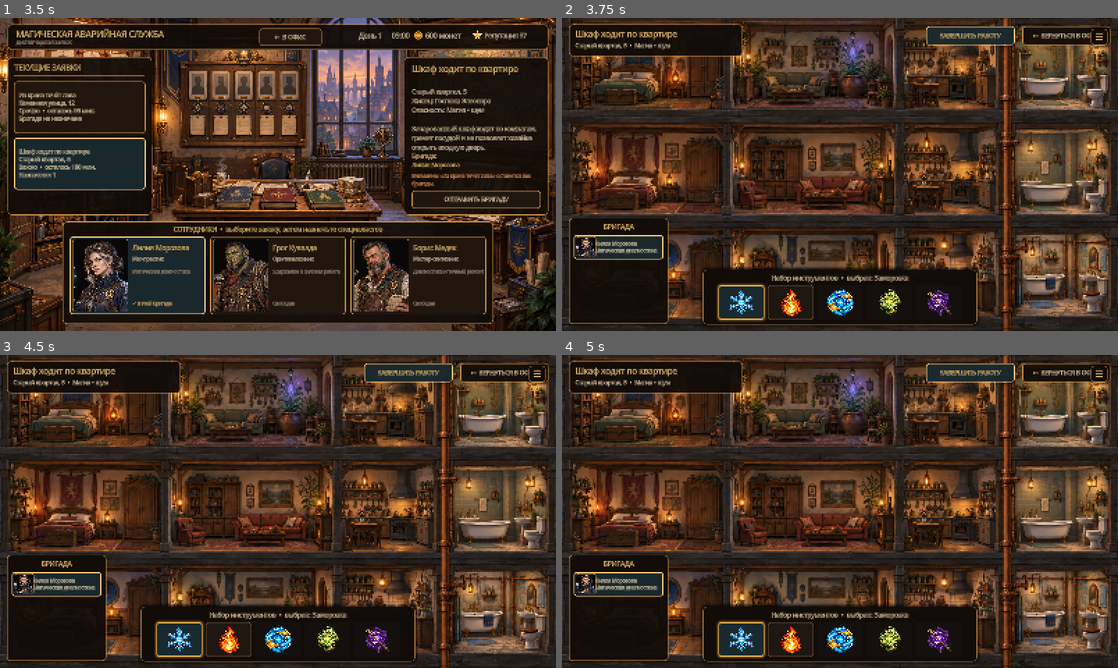
Above: before the commit, frames 1-4 (two rows, left to right).
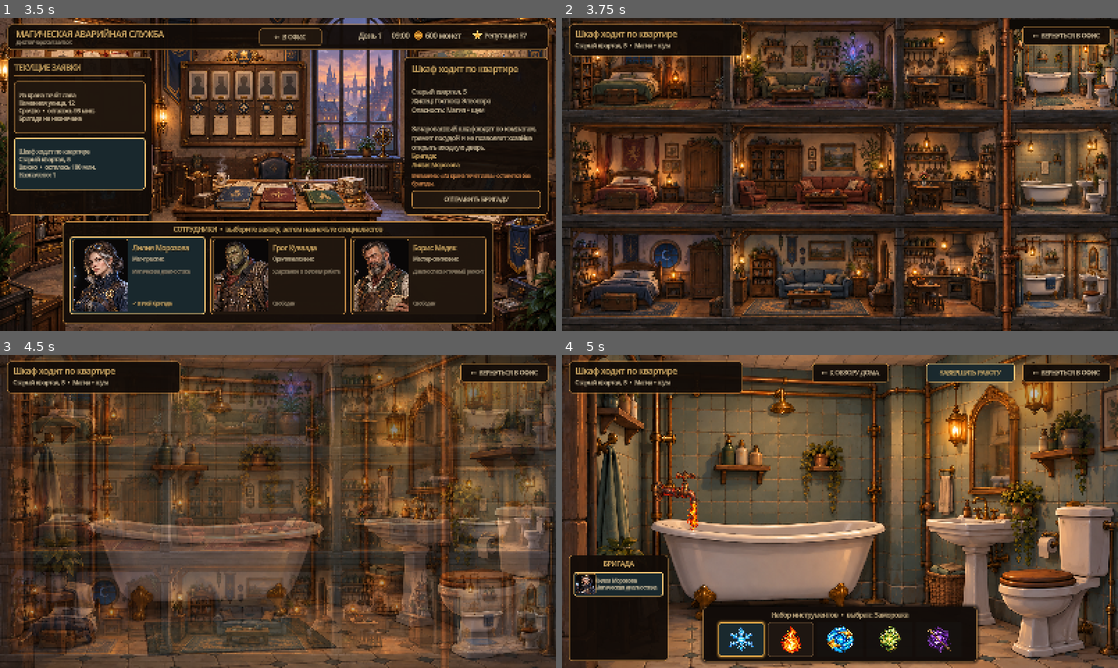
Above: after the commit, the same moments.

Repository: Dasha1532/MagicEmergencyService
Game: Godot game, scene res://scenes/TitleScreen.tscn
Two runs of this game, one before a commit and one after it. Both use one fixed random seed, a clock stepped at 60 frames per second and the inputs below.
Inputs (mouse positions are in pixels of both pictures, inside the frame that each line leads up to):
- Up to frame 1 (3.5 s): click "＋ НОВАЯ ИГРА" at 0.5 s; click "Из крана течёт лава Каменная …" at 1.25 s; click "Шкаф ходит по квартире Старый…" at 2 s; click "Лилия Морозова" at 2.75 s
- Up to frame 2 (3.75 s): click "ОТПРАВИТЬ БРИГАДУ" at 3.5 s
- Up to frame 3 (4.5 s): click (500, 401) at 4.27 s
- Up to frame 4 (5 s): no input

Frame 1 is identical in both runs. In frame 2, 16% of the frame differs, in the area x 1-100%, y 0-99%; in frame 3, 56%; in frame 4, 67%, in the area x 0-100%, y 0-100%.

Commit message:
Add interactive bathroom repair scene

Diff:
--- a/scenes/RepairHouse.tscn
+++ b/scenes/RepairHouse.tscn
@@ -1,29 +1,136 @@
-[gd_scene load_steps=5 format=3]
+[gd_scene format=3 uid="uid://dcwngftrlv7p3"]
 
-[ext_resource type="Texture2D" path="res://assets/backgrounds/repair_house.png" id="1_house"]
+[ext_resource type="Texture2D" uid="uid://cwnu5ibpo6qmj" path="res://assets/backgrounds/repair_house.png" id="1_house"]
 [ext_resource type="PackedScene" path="res://scenes/ui/ToolBar.tscn" id="2_toolbar"]
 [ext_resource type="PackedScene" path="res://scenes/ui/RepairHUD.tscn" id="3_hud"]
 [ext_resource type="PackedScene" path="res://scenes/ui/PauseMenu.tscn" id="4_pause"]
+[ext_resource type="Texture2D" uid="uid://b185tabh6ktan" path="res://assets/objects/lava_faucet/faucet_normal.png" id="5_faucet_normal"]
+[ext_resource type="Texture2D" uid="uid://bmdxnerjnx4jk" path="res://assets/objects/lava_faucet/faucet_damaged.png" id="6_faucet_damaged"]
+[ext_resource type="Texture2D" uid="uid://cvaavce5gt0in" path="res://assets/objects/lava_faucet/lava_stream.png" id="7_lava_stream"]
+[ext_resource type="Script" uid="uid://bwf8yds8rjqdl" path="res://scripts/lava_faucet_object.gd" id="8_faucet_script"]
+[ext_resource type="Texture2D" uid="uid://c6j80jpcray8f" path="res://assets/backgrounds/bathroom_closeup.png" id="9_bathroom"]
+[ext_resource type="Script" uid="uid://ccxn3gc083ujx" path="res://scripts/repair_house.gd" id="10_repair_house"]
+[ext_resource type="Script" uid="uid://c1jf85t5ubqel" path="res://scripts/repair_editor_layout_switch.gd" id="11_editor_switch"]
 
-[node name="RepairHouse" type="Node2D"]
+[node name="RepairHouse" type="Node2D" unique_id=407365599]
+script = ExtResource("10_repair_house")
 
-[node name="Background" type="TextureRect" parent="."]
+[node name="Background" type="TextureRect" parent="." unique_id=1452718610]
+texture_filter = 1
 offset_right = 1600.0
 offset_bottom = 900.0
-texture_filter = 1
+mouse_filter = 2
+texture = ExtResource("1_house")
 expand_mode = 1
 stretch_mode = 6
-texture = ExtResource("1_house")
+
+[node name="BathroomPreviewBackdrop" type="ColorRect" parent="." unique_id=1125961363]
+offset_left = 1289.0
+offset_top = 4.0
+offset_right = 1599.0
+offset_bottom = 262.0
 mouse_filter = 2
+color = Color(0.055, 0.04, 0.025, 1)
 
-[node name="InteractiveObjects" type="Node2D" parent="."]
+[node name="BathroomPreview" type="TextureRect" parent="." unique_id=1435660915]
+texture_filter = 1
+offset_left = 1280.0
+offset_top = 34.0
+offset_right = 1599.0
+offset_bottom = 264.0
+mouse_filter = 2
+texture = ExtResource("9_bathroom")
+expand_mode = 1
 
-[node name="Effects" type="Node2D" parent="."]
+[node name="BathroomCloseup" type="TextureRect" parent="." unique_id=1515140181]
+visible = false
+texture_filter = 1
+offset_right = 1600.0
+offset_bottom = 900.0
+mouse_filter = 2
+texture = ExtResource("9_bathroom")
+expand_mode = 1
+stretch_mode = 6
 
-[node name="Interface" type="CanvasLayer" parent="."]
+[node name="BathroomHotspot" type="Button" parent="." unique_id=451442829]
+offset_left = 1283.0
+offset_right = 1596.0
+offset_bottom = 262.0
+tooltip_text = "Ванная • из крана течёт лава"
+mouse_default_cursor_shape = 2
 
-[node name="ToolBar" parent="Interface" instance=ExtResource("2_toolbar")]
+[node name="InteractiveObjects" type="Node2D" parent="." unique_id=843465227]
 
-[node name="RepairHUD" parent="Interface" instance=ExtResource("3_hud")]
+[node name="LavaFaucet" type="Control" parent="InteractiveObjects" unique_id=841803786]
+visible = false
+layout_mode = 3
+anchors_preset = 0
+offset_left = 424.0
+offset_top = 374.0
+offset_right = 744.0
+offset_bottom = 580.0
+mouse_filter = 1
+script = ExtResource("8_faucet_script")
 
-[node name="PauseMenu" parent="." instance=ExtResource("4_pause")]
+[node name="NormalFaucet" type="TextureRect" parent="InteractiveObjects/LavaFaucet" unique_id=1560197138]
+layout_mode = 0
+offset_left = -175.0
+offset_top = -45.0
+offset_right = -22.0
+offset_bottom = 69.0
+mouse_filter = 2
+texture = ExtResource("5_faucet_normal")
+expand_mode = 1
+
+[node name="DamagedFaucet" type="TextureRect" parent="InteractiveObjects/LavaFaucet" unique_id=1738841380]
+layout_mode = 0
+offset_left = -172.0
+offset_top = -50.0
+offset_right = -24.0
+offset_bottom = 77.0
+mouse_filter = 2
+texture = ExtResource("6_faucet_damaged")
+expand_mode = 1
+
+[node name="LavaStream" type="TextureRect" parent="InteractiveObjects/LavaFaucet" unique_id=1665473835]
+layout_mode = 0
+offset_left = -112.0
+offset_top = 51.0
+offset_right = 15.0
+offset_bottom = 136.0
+mouse_filter = 2
+texture = ExtResource("7_lava_stream")
+expand_mode = 1
+
+[node name="HitArea" type="Button" parent="InteractiveObjects/LavaFaucet" unique_id=836482730]
+layout_mode = 0
+offset_right = 408.0
+offset_bottom = 576.0
+tooltip_text = "Аварийный кран: из трубы идёт лава"
+mouse_default_cursor_shape = 2
+
+[node name="Effects" type="Node2D" parent="." unique_id=1983280469]
+
+[node name="Interface" type="CanvasLayer" parent="." unique_id=659612193]
+
+[node name="ToolBar" parent="Interface" unique_id=900609496 instance=ExtResource("2_toolbar")]
+
+[node name="RepairHUD" parent="Interface" unique_id=158636053 instance=ExtResource("3_hud")]
+offset_left = -14.0
+offset_top = 4.0
+offset_bottom = 7.0
+
+[node name="BackToHouseButton" type="Button" parent="Interface" unique_id=1140171333]
+visible = false
+offset_left = 720.0
+offset_top = 24.0
+offset_right = 940.0
+offset_bottom = 78.0
+mouse_default_cursor_shape = 2
+text = "←  К ОБЗОРУ ДОМА"
+
+[node name="PauseMenu" parent="." unique_id=906320841 instance=ExtResource("4_pause")]
+show_default_menu_button = false
+
+[node name="RepairEditorLayoutSwitch" type="Node" parent="." unique_id=2081514589]
+script = ExtResource("11_editor_switch")
--- /dev/null
+++ b/scripts/lava_faucet_object.gd
@@ -0,0 +1,44 @@
+extends Control
+
+signal selected
+
+@onready var normal_faucet: TextureRect = $NormalFaucet
+@onready var damaged_faucet: TextureRect = $DamagedFaucet
+@onready var lava_stream: TextureRect = $LavaStream
+@onready var hit_area: Button = $HitArea
+
+
+func _ready() -> void:
+	hit_area.pressed.connect(func() -> void: selected.emit())
+	_configure_hit_area()
+	_start_lava_motion()
+
+
+func show_emergency_state() -> void:
+	normal_faucet.visible = false
+	damaged_faucet.visible = true
+	lava_stream.visible = true
+
+
+func show_repaired_state() -> void:
+	normal_faucet.visible = true
+	damaged_faucet.visible = false
+	lava_stream.visible = false
+
+
+func _configure_hit_area() -> void:
+	var empty_style := StyleBoxEmpty.new()
+	hit_area.add_theme_stylebox_override("normal", empty_style)
+	hit_area.add_theme_stylebox_override("hover", empty_style)
+	hit_area.add_theme_stylebox_override("pressed", empty_style)
+	hit_area.add_theme_stylebox_override("focus", empty_style)
+
+
+func _start_lava_motion() -> void:
+	lava_stream.pivot_offset = lava_stream.size * 0.5
+	var base_position := lava_stream.position
+	var tween := create_tween().set_loops()
+	tween.tween_property(lava_stream, "modulate", Color(1.0, 0.80, 0.58, 0.92), 0.75).set_trans(Tween.TRANS_SINE).set_ease(Tween.EASE_IN_OUT)
+	tween.parallel().tween_property(lava_stream, "position", base_position + Vector2(0, 4), 0.75).set_trans(Tween.TRANS_SINE).set_ease(Tween.EASE_IN_OUT)
+	tween.tween_property(lava_stream, "modulate", Color.WHITE, 0.75).set_trans(Tween.TRANS_SINE).set_ease(Tween.EASE_IN_OUT)
+	tween.parallel().tween_property(lava_stream, "position", base_position, 0.75).set_trans(Tween.TRANS_SINE).set_ease(Tween.EASE_IN_OUT)
--- /dev/null
+++ b/scripts/repair_editor_layout_switch.gd
@@ -0,0 +1,37 @@
+@tool
+extends Node
+
+## Editor-only switch between the house overview and the close-up bathroom.
+## Runtime visibility is restored by repair_house.gd.
+
+@export_enum("Обзор дома", "Ванная крупно") var edit_mode: int = 0:
+	set(value):
+		edit_mode = value
+		if Engine.is_editor_hint() and is_inside_tree():
+			call_deferred("_apply_editor_mode")
+
+
+func _ready() -> void:
+	if Engine.is_editor_hint():
+		call_deferred("_apply_editor_mode")
+
+
+func _apply_editor_mode() -> void:
+	if not Engine.is_editor_hint():
+		return
+	var scene_root := get_parent()
+	if scene_root == null:
+		return
+	var overview_mode := edit_mode == 0
+	_set_visible(scene_root, "Background", overview_mode)
+	_set_visible(scene_root, "BathroomPreviewBackdrop", overview_mode)
+	_set_visible(scene_root, "BathroomPreview", overview_mode)
+	_set_visible(scene_root, "BathroomHotspot", overview_mode)
+	_set_visible(scene_root, "BathroomCloseup", not overview_mode)
+	_set_visible(scene_root, "InteractiveObjects/LavaFaucet", not overview_mode)
+
+
+func _set_visible(scene_root: Node, node_path: String, value: bool) -> void:
+	var target := scene_root.get_node_or_null(node_path) as CanvasItem
+	if target != null:
+		target.visible = value
--- /dev/null
+++ b/scripts/repair_house.gd
@@ -0,0 +1,89 @@
+extends Node2D
+
+const COLOR_PANEL := Color(0.07, 0.045, 0.03, 0.94)
+const COLOR_GOLD := Color(0.96, 0.78, 0.46)
+const COLOR_PARCHMENT := Color(0.92, 0.84, 0.69)
+
+@onready var overview_background: TextureRect = $Background
+@onready var bathroom_preview_backdrop: ColorRect = $BathroomPreviewBackdrop
+@onready var bathroom_preview: TextureRect = $BathroomPreview
+@onready var closeup_background: TextureRect = $BathroomCloseup
+@onready var bathroom_hotspot: Button = $BathroomHotspot
+@onready var lava_faucet: Control = $InteractiveObjects/LavaFaucet
+@onready var back_to_house_button: Button = $Interface/BackToHouseButton
+@onready var tool_bar: Control = $Interface/ToolBar
+@onready var repair_hud: Control = $Interface/RepairHUD
+
+
+func _ready() -> void:
+	_configure_buttons()
+	bathroom_hotspot.pressed.connect(_open_bathroom)
+	back_to_house_button.pressed.connect(_show_house_overview)
+	_show_house_overview(false)
+
+
+func _open_bathroom() -> void:
+	bathroom_hotspot.disabled = true
+	closeup_background.visible = true
+	closeup_background.modulate = Color(1, 1, 1, 0)
+	closeup_background.pivot_offset = closeup_background.size * 0.5
+	closeup_background.scale = Vector2(1.025, 1.025)
+	var tween := create_tween().set_parallel(true)
+	tween.tween_property(closeup_background, "modulate", Color.WHITE, 0.32)
+	tween.tween_property(closeup_background, "scale", Vector2.ONE, 0.32).set_trans(Tween.TRANS_QUAD).set_ease(Tween.EASE_OUT)
+	await tween.finished
+	overview_background.visible = false
+	bathroom_preview_backdrop.visible = false
+	bathroom_preview.visible = false
+	lava_faucet.visible = true
+	back_to_house_button.visible = true
+	tool_bar.visible = true
+	if repair_hud.has_method("set_work_ui_visible"):
+		repair_hud.call("set_work_ui_visible", true)
+
+
+func _show_house_overview(animated: bool = true) -> void:
+	overview_background.visible = true
+	bathroom_preview_backdrop.visible = true
+	bathroom_preview.visible = true
+	bathroom_hotspot.disabled = false
+	lava_faucet.visible = false
+	back_to_house_button.visible = false
+	tool_bar.visible = false
+	if repair_hud.has_method("set_work_ui_visible"):
+		repair_hud.call("set_work_ui_visible", false)
+	if not animated:
+		closeup_background.visible = false
+		return
+	var tween := create_tween()
+	tween.tween_property(closeup_background, "modulate", Color(1, 1, 1, 0), 0.24)
+	await tween.finished
+	closeup_background.visible = false
+	closeup_background.modulate = Color.WHITE
+
+
+func _configure_buttons() -> void:
+	var empty_style := StyleBoxEmpty.new()
+	bathroom_hotspot.add_theme_stylebox_override("normal", empty_style)
+	bathroom_hotspot.add_theme_stylebox_override("pressed", empty_style)
+	bathroom_hotspot.add_theme_stylebox_override("focus", empty_style)
+	var room_hover := StyleBoxFlat.new()
+	room_hover.bg_color = Color(1.0, 0.42, 0.08, 0.08)
+	room_hover.border_color = Color(1.0, 0.68, 0.24, 0.88)
+	room_hover.set_border_width_all(3)
+	room_hover.set_corner_radius_all(12)
+	bathroom_hotspot.add_theme_stylebox_override("hover", room_hover)
+
+	back_to_house_button.add_theme_font_size_override("font_size", 17)
+	back_to_house_button.add_theme_color_override("font_color", COLOR_PARCHMENT)
+	back_to_house_button.add_theme_stylebox_override("normal", _button_style(COLOR_PANEL, Color(0.76, 0.54, 0.27), 2))
+	back_to_house_button.add_theme_stylebox_override("hover", _button_style(Color(0.21, 0.14, 0.075, 0.98), COLOR_GOLD, 3))
+
+
+func _button_style(background: Color, border: Color, width: int) -> StyleBoxFlat:
+	var style := StyleBoxFlat.new()
+	style.bg_color = background
+	style.border_color = border
+	style.set_border_width_all(width)
+	style.set_corner_radius_all(8)
+	return style
--- a/scripts/repair_hud.gd
+++ b/scripts/repair_hud.gd
@@ -9,12 +9,15 @@
 
 var selected_employee_id: StringName = &""
 var employee_box: VBoxContainer
+var employee_panel: Panel
+var complete_button: Button
 var tool_bar: MarginContainer
 @onready var game_state: Node = get_node("/root/GameState")
 
 
 func _ready() -> void:
 	set_anchors_and_offsets_preset(Control.PRESET_FULL_RECT)
+	mouse_filter = Control.MOUSE_FILTER_IGNORE
 	tool_bar = get_node("../ToolBar")
 	if game_state.active_job_id.is_empty():
 		game_state.active_job_id = game_state.selected_job_id
@@ -45,23 +48,23 @@
 
 
 func _build_employee_selector() -> void:
-	var panel := Panel.new()
-	panel.position = Vector2(20, 575)
-	panel.size = Vector2(286, 305)
-	panel.add_theme_stylebox_override("panel", _style(COLOR_PANEL, COLOR_BRASS, 2, 10))
-	add_child(panel)
+	employee_panel = Panel.new()
+	employee_panel.position = Vector2(20, 575)
+	employee_panel.size = Vector2(286, 305)
+	employee_panel.add_theme_stylebox_override("panel", _style(COLOR_PANEL, COLOR_BRASS, 2, 10))
+	add_child(employee_panel)
 
 	var heading := _label("БРИГАДА", 19, COLOR_GOLD)
 	heading.position = Vector2(16, 12)
 	heading.size = Vector2(254, 28)
 	heading.horizontal_alignment = HORIZONTAL_ALIGNMENT_CENTER
-	panel.add_child(heading)
+	employee_panel.add_child(heading)
 
 	employee_box = VBoxContainer.new()
 	employee_box.position = Vector2(14, 49)
 	employee_box.size = Vector2(258, 238)
 	employee_box.add_theme_constant_override("separation", 8)
-	panel.add_child(employee_box)
+	employee_panel.add_child(employee_box)
 
 	var job: Dictionary = game_state.get_active_job()
 	var assigned: PackedStringArray = job.get("assigned", PackedStringArray())
@@ -116,16 +119,23 @@
 
 
 func _build_complete_button() -> void:
-	var button := Button.new()
-	button.text = "ЗАВЕРШИТЬ РАБОТУ"
-	button.position = Vector2(1048, 24)
-	button.size = Vector2(255, 54)
-	button.add_theme_font_size_override("font_size", 17)
-	button.add_theme_color_override("font_color", COLOR_GOLD)
-	button.add_theme_stylebox_override("normal", _style(COLOR_SELECTED, COLOR_GOLD, 2, 8))
-	button.add_theme_stylebox_override("hover", _style(Color(0.18, 0.25, 0.20, 0.98), COLOR_GOLD, 3, 8))
-	button.pressed.connect(_complete_job)
-	add_child(button)
+	complete_button = Button.new()
+	complete_button.text = "ЗАВЕРШИТЬ РАБОТУ"
+	complete_button.position = Vector2(1048, 24)
+	complete_button.size = Vector2(255, 54)
+	complete_button.add_theme_font_size_override("font_size", 17)
+	complete_button.add_theme_color_override("font_color", COLOR_GOLD)
+	complete_button.add_theme_stylebox_override("normal", _style(COLOR_SELECTED, COLOR_GOLD, 2, 8))
+	complete_button.add_theme_stylebox_override("hover", _style(Color(0.18, 0.25, 0.20, 0.98), COLOR_GOLD, 3, 8))
+	complete_button.pressed.connect(_complete_job)
+	add_child(complete_button)
+
+
+func set_work_ui_visible(is_visible: bool) -> void:
+	if employee_panel != null:
+		employee_panel.visible = is_visible
+	if complete_button != null:
+		complete_button.visible = is_visible
 
 
 func _select_first_employee() -> void:
Binary file added: assets/backgrounds/bathroom_closeup.png
Binary file added: assets/objects/lava_faucet/faucet_damaged.png
Binary file added: assets/objects/lava_faucet/faucet_normal.png
Binary file added: assets/objects/lava_faucet/lava_stream.png
Not shown, added: scripts/lava_faucet_object.gd.uid
Not shown, added: scripts/repair_editor_layout_switch.gd.uid
Not shown, added: scripts/repair_house.gd.uid
Not shown, changed: docs/ASSET_SOURCES.md
Not shown, changed: docs/TECHNICAL_DESIGN.md
